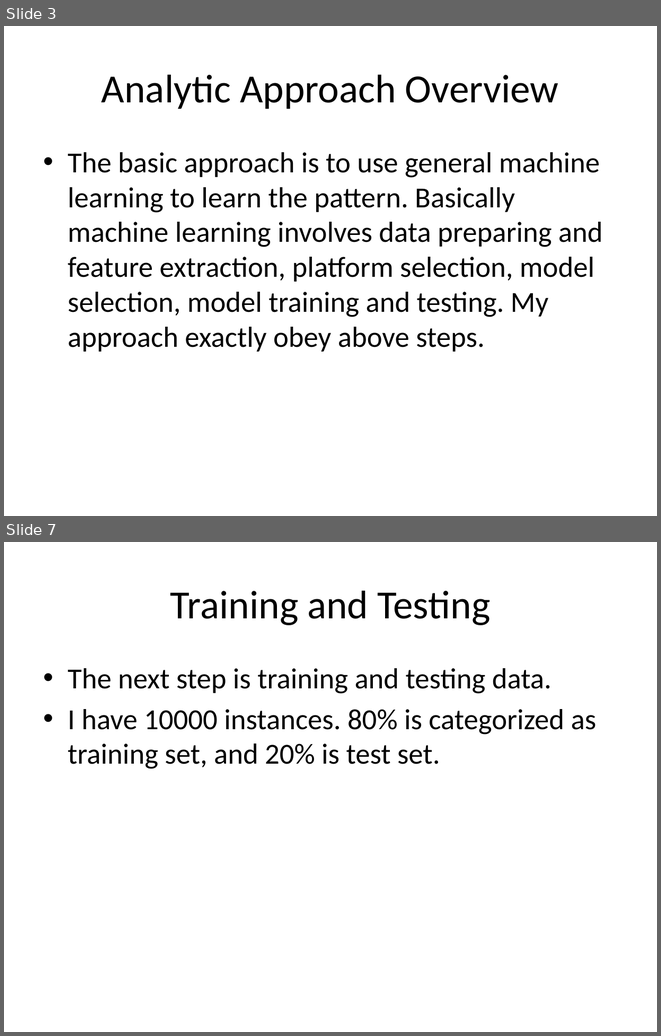
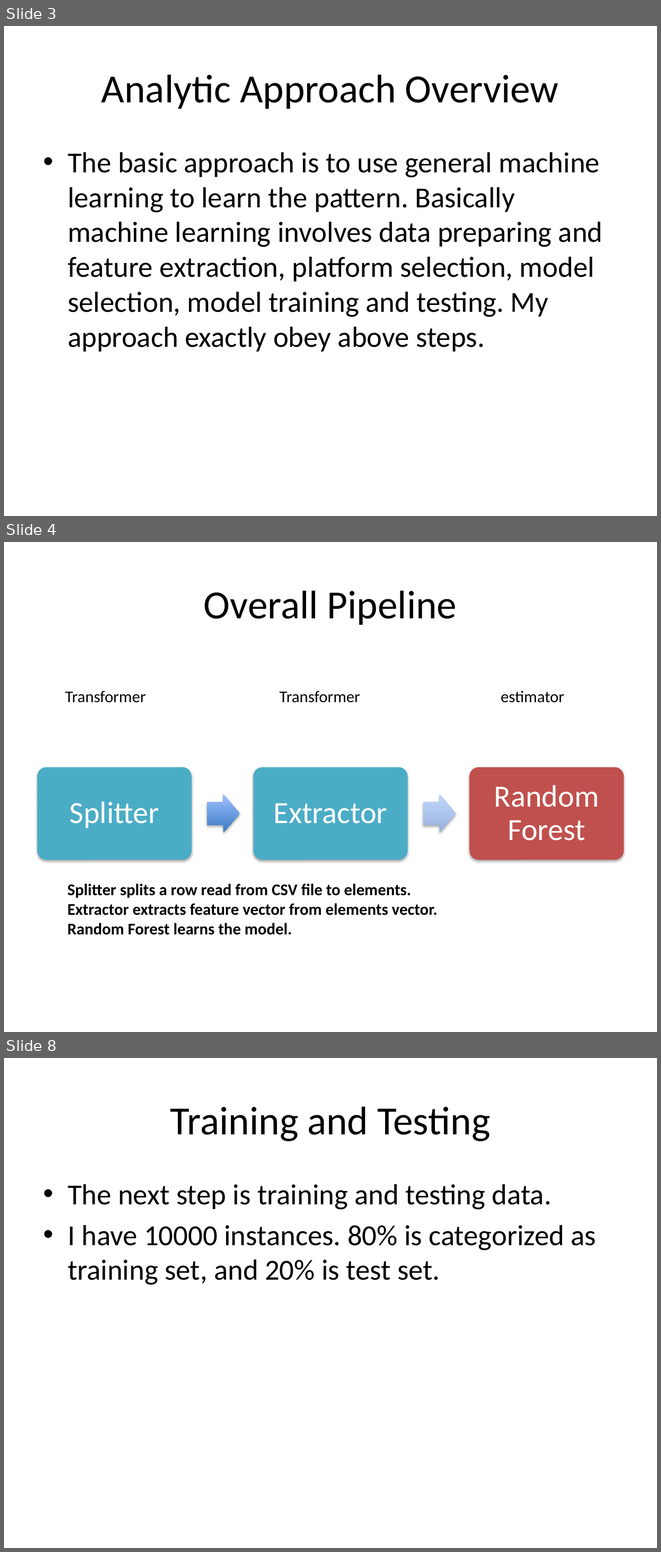
Before and after one commit to amaliujia/Foreign-Exchange, a slide deck: src/HW7/NonTechnical_Audience_Presentation.pptx. Shown one above the other, each under a label of ours: slides 3 and 7 before the commit, slides 3, 4 and 8 after it; the slides between them are not shown. The pictures are 661x1036 and 661x1552 pixels, drawn with LibreOffice and Linux fonts; fonts in the diff are those of the drawing. Boxes give left, top, right and bottom in pixels: in the first picture for what was removed or moved away, otherwise in the second. Text is boxed around its words. In the diff, an @@ line names an element or a change of style, - is before the commit and + after.

```diff
--- a/src/HW7/NonTechnical_Audience_Presentation.pptx
+++ b/src/HW7/NonTechnical_Audience_Presentation.pptx
@@ slide 4 added at (x1=4, y1=542, x2=657, y2=1032), background #FFFFFF @@
@@ title added at (x1=204, y1=590, x2=457, y2=625), 44 pt, text #000000 @@
+Overall Pipeline
@@ text added at (x1=65, y1=690, x2=564, y2=703), 18 pt, text #000000 @@
+Transformer Transformer estimator
@@ group added at (x1=37, y1=767, x2=624, y2=860): 3 rounded rectangles, 3 texts, 2 right arrows @@
+Splitter
+Extractor
+Random Forest
@@ text added at (x1=68, y1=883, x2=438, y2=935), 18 pt, text #000000, bold @@
+Splitter splits a row read from CSV file to elements.
+Extractor extracts feature vector from elements vector.
+Random Forest learns the model.
@@ what was slide 7 is now slide 8 @@
```
Also in this commit, not shown: 3 slides changed.
